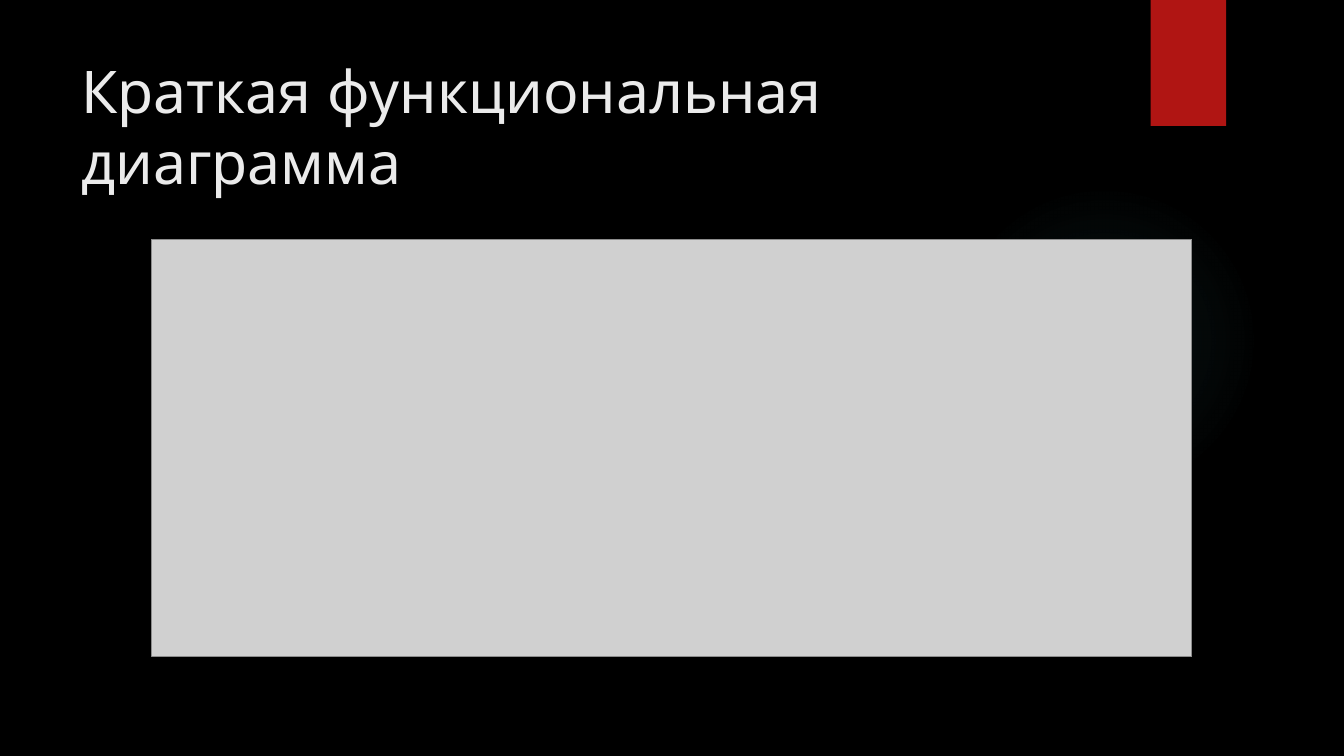
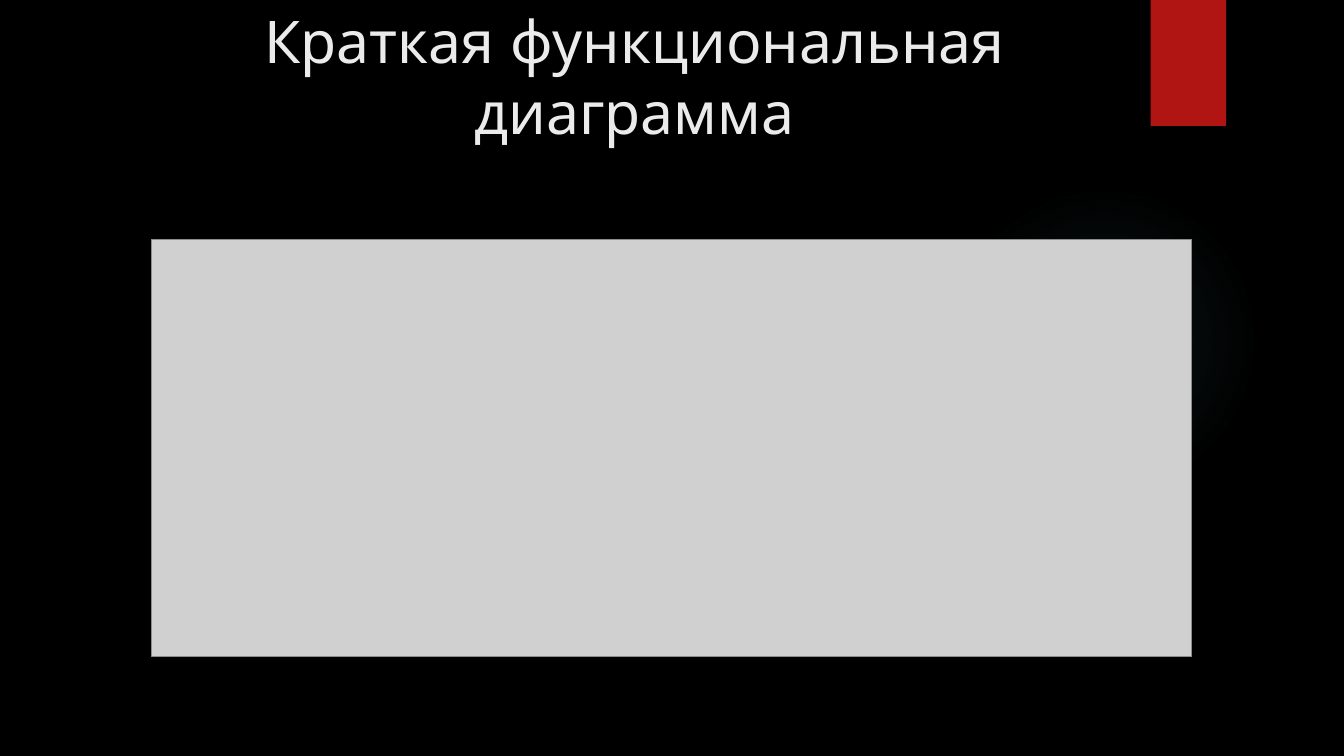
Before and after one commit to GENDOSMAL/Diplom, a slide deck: slide 6 of Documentation/Презентация к защите.pptx (slide 8 before the commit). Drawn at 1344x756 pixels with LibreOffice and Linux fonts; fonts in the diff are those of the drawing; grey boxes stand for pictures; background and template pictures are left out. Boxes give left, top, right and bottom in pixels: in the first picture for what was removed or moved away, otherwise in the second. Text is boxed around its words. In the diff, an @@ line names an element or a change of style, - is before the commit and + after.

```diff
--- a/Documentation/Презентация к защите.pptx
+++ b/Documentation/Презентация к защите.pptx
@@ title "Краткая функциональная диаграмма": place and size @@
-title "Краткая функциональная диаграмма" at [81,68,822,198]
+title "Краткая функциональная диаграмма" at [264,18,1005,148]
@@ title "Краткая функциональная диаграмма" at [264,18,1005,148]: alignment left to centre @@
```
Also in this commit, not shown: 7 other slides changed, 4 slides added, 4 slides removed, 1 other file.
